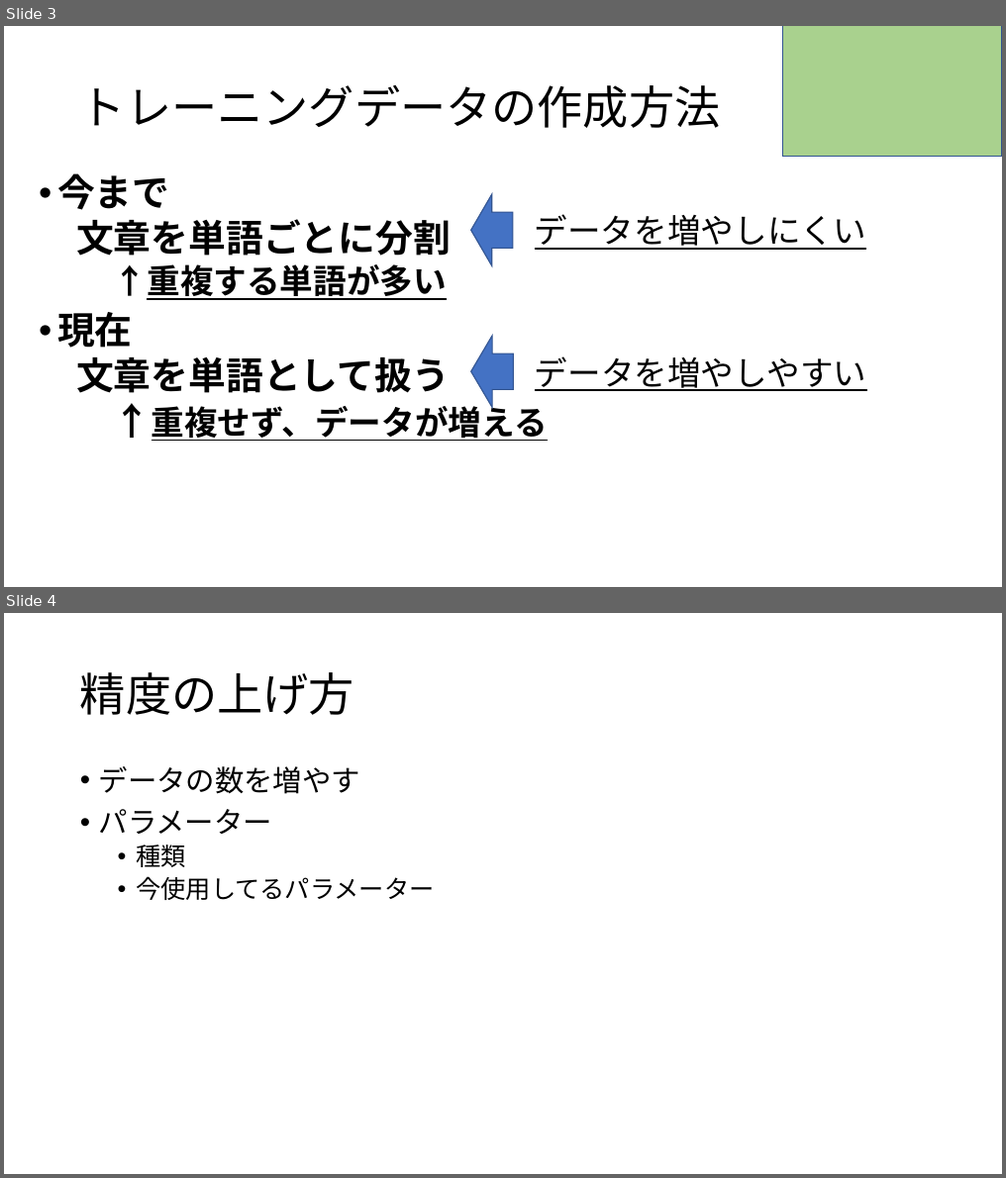
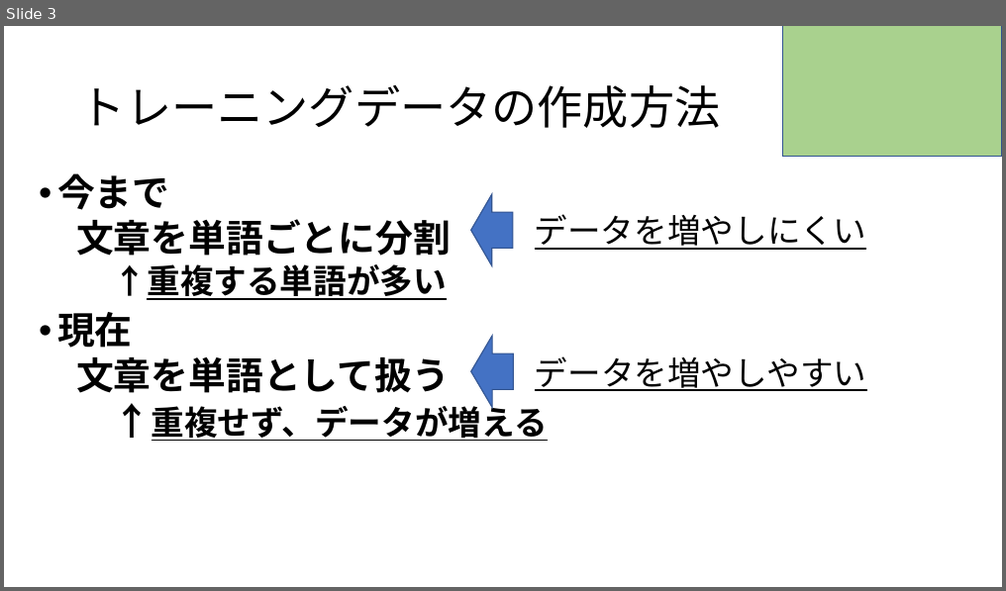
Before and after one commit to RikiishiSuzunosuke/AIspeaker_yosie, a slide deck: presentation/fasttext.pptx. Shown one above the other, each under a label of ours: slides 3 and 4 before the commit, slide 3 after it. The pictures are 1006x1178 and 1006x591 pixels, drawn with LibreOffice and Linux fonts; fonts in the diff are those of the drawing. Boxes give left, top, right and bottom in pixels: in the first picture for what was removed or moved away, otherwise in the second. Text is boxed around its words. In the diff, an @@ line names an element or a change of style, - is before the commit and + after.

```diff
--- a/presentation/fasttext.pptx
+++ b/presentation/fasttext.pptx
@@ slide 4 removed at box(4, 613, 1002, 1174), background #FFFFFF @@
@@ title removed at box(80, 672, 354, 715) @@
-精度の上げ方
@@ text removed at box(99, 766, 435, 900) @@
-• データの数を増やす
-• パラメーター
-  • 種類
-  • 今使用してるパラメーター
```
Also in this commit, not shown: 1 slide changed, 1 other file.
